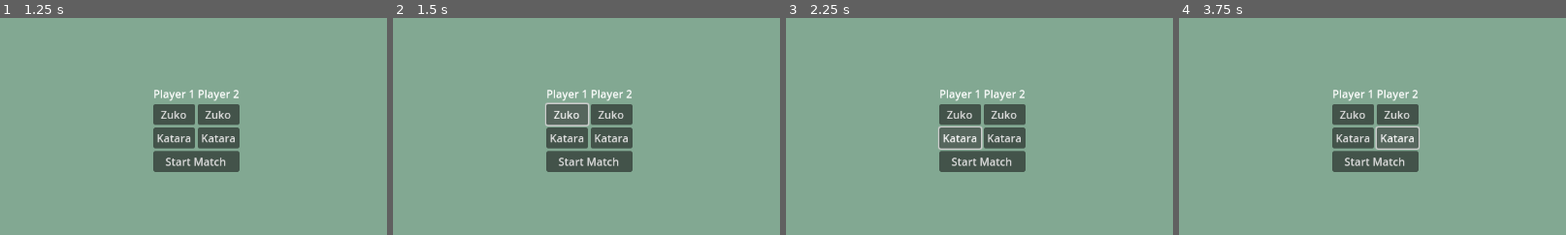
Above: before the commit, frames 1-4 (left to right).
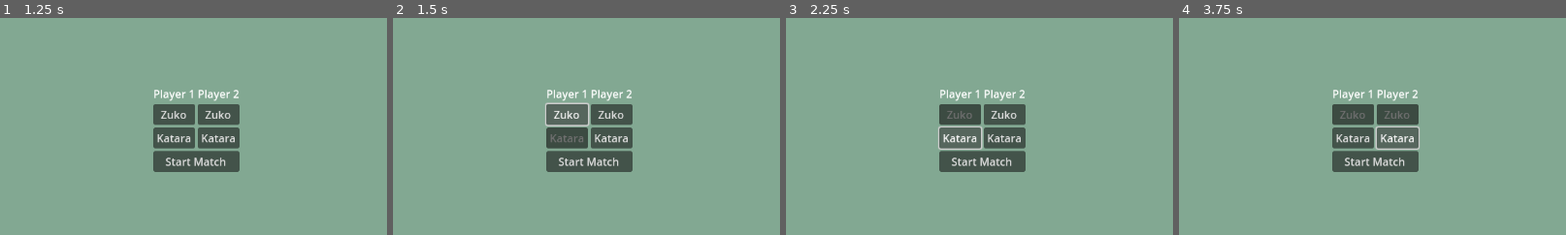
Above: after the commit, the same moments.

Repository: jneisen/avatargame
Game: Godot game, scene res://Scenes/main.tscn
Same seed, same stepped clock (60 frames per second), same inputs: the game is played once before the commit and once after it.
Inputs:
- Up to frame 1 (1.25 s): click "Play" at 0.5 s
- Up to frame 2 (1.5 s): click "Zuko" at 1.25 s
- Up to frame 3 (2.25 s): click "Katara" at 2 s
- Up to frame 4 (3.75 s): click "Zuko" at 2.75 s; click "Katara" at 3.5 s
The pictures show only the part of the screen within x 25-75%, y 24-74%; the shares and areas given below are measured in that part.

Frame 1 is identical in both runs. In frame 2, 0.2% of the frame differs, in the area x 40-50%, y 53-58%; in frame 3, 0.1%; in frame 4, 0.3%, in the area x 41-60%, y 42-47%.
Error before the commit: Invalid assignment of property or key 'modulate' with value of type 'Color' on a base object of type 'null instance'. (res://Scenes/charachter_options.gd:25)
Error after the commit: Invalid assignment of property or key 'modulate' with value of type 'Color' on a base object of type 'null instance'. (res://Scenes/charachter_options.gd:42)

Commit message:
final main screen commit

Diff:
--- a/Scenes/charachter options.tscn
+++ b/Scenes/charachter options.tscn
@@ -10,6 +10,27 @@
 grow_horizontal = 2
 grow_vertical = 2
 script = ExtResource("1_tsffj")
+
+[node name="warn_user" type="PopupPanel" parent="."]
+initial_position = 3
+size = Vector2i(377, 100)
+current_screen = 0
+visible = true
+
+[node name="Label" type="Label" parent="warn_user"]
+offset_left = 4.0
+offset_top = 4.0
+offset_right = 373.0
+offset_bottom = 96.0
+size_flags_horizontal = 4
+text = "Must select charachter for Player 1 and Player 2"
+
+[node name="close_popup" type="Button" parent="warn_user"]
+offset_left = 4.0
+offset_top = 4.0
+offset_right = 373.0
+offset_bottom = 96.0
+text = "close"
 
 [node name="ColorRect" type="ColorRect" parent="."]
 layout_mode = 0
@@ -69,7 +90,9 @@
 text = "Start Match
 "
 
+[connection signal="pressed" from="warn_user/close_popup" to="." method="_on_close_popup_pressed"]
 [connection signal="pressed" from="VBoxContainer/HBoxContainer/VBoxContainer/pick_zuko_1" to="." method="_on_pick_zuko_1_pressed"]
 [connection signal="pressed" from="VBoxContainer/HBoxContainer/VBoxContainer/pick_katara_1" to="." method="_on_pick_katara_1_pressed"]
 [connection signal="pressed" from="VBoxContainer/HBoxContainer/VBoxContainer2/pick_zuko_2" to="." method="_on_pick_zuko_2_pressed"]
 [connection signal="pressed" from="VBoxContainer/HBoxContainer/VBoxContainer2/pick_katara_2" to="." method="_on_pick_katara_2_pressed"]
+[connection signal="pressed" from="VBoxContainer/start" to="." method="_on_start_pressed"]
--- a/Scenes/charachter_options.gd
+++ b/Scenes/charachter_options.gd
@@ -4,26 +4,46 @@
 
 var player_2_selection = ""
 
+func _ready():
+	$warn_user.hide()
+
 func _on_pick_zuko_1_pressed() -> void:
 	player_1_selection="zuko"
-	_update_button_states()
+	_update_button_states(1)
 
 func _on_pick_katara_1_pressed() -> void:
 	player_1_selection="katara"
-	_update_button_states()
+	_update_button_states(1)
 
 func _on_pick_zuko_2_pressed() -> void:
 	player_2_selection="zuko"
-	_update_button_states()
+	_update_button_states(2)
 
 func _on_pick_katara_2_pressed() -> void:
 	player_2_selection="katara"
-	_update_button_states()
+	_update_button_states(2)
 
-func _update_button_states():
-	if player_1_selection == "zuko":
-		$HBoxContainer/VBoxContainer/pick_zuko_1.modulate = Color(1, 1, 1)
-		$HBoxContainer/VBoxContainer/pick_katara_1.modulate = Color(0.5, 0.5, 0.5)
+func _on_start_pressed() -> void:
+	if player_1_selection == "" or player_2_selection == "":
+		$warn_user.show()
 	else:
-		$HBoxContainer/VBoxContainer/pick_zuko_1.modulate = Color(1, 1, 1)
-		$HBoxContainer/VBoxContainer/pick_katara_1.modulate = Color(0.5, 0.5, 0.5)
+		pass
+
+func _update_button_states(player):
+	if player==1:
+		if player_1_selection == "zuko":
+			$VBoxContainer/HBoxContainer/VBoxContainer/pick_zuko_1.modulate = Color(1, 1, 1)
+			$VBoxContainer/HBoxContainer/VBoxContainer/pick_katara_1.modulate = Color(0.5, 0.5, 0.5)
+		else:
+			$VBoxContainer/HBoxContainer/VBoxContainer/pick_katara_1.modulate = Color(1, 1, 1)
+			$VBoxContainer/HBoxContainer/VBoxContainer/pick_zuko_1.modulate = Color(0.5, 0.5, 0.5)
+	else:
+		if player_2_selection == "zuko":
+			$VBoxContainer/HBoxContainer/VBoxContainer/pick_zuko_2.modulate = Color(1, 1, 1)
+			$VBoxContainer/HBoxContainer/VBoxContainer/pick_katara_2.modulate = Color(0.5, 0.5, 0.5)
+		else:
+			$VBoxContainer/HBoxContainer/VBoxContainer2/pick_katara_2.modulate = Color(1, 1, 1)
+			$VBoxContainer/HBoxContainer/VBoxContainer2/pick_zuko_2.modulate = Color(0.5, 0.5, 0.5)
+
+func _on_close_popup_pressed() -> void:
+	$warn_user.hide() # Replace with function body.
